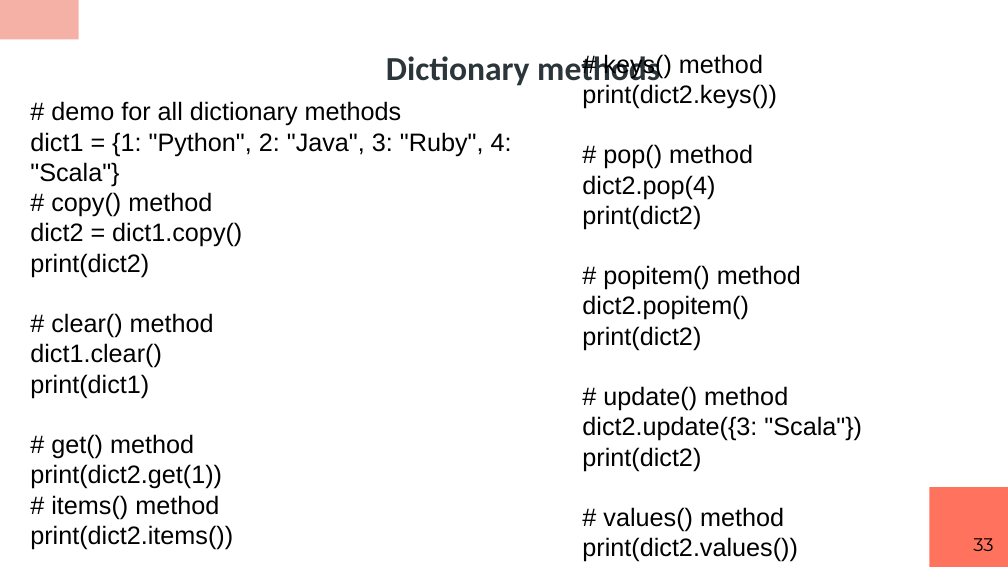
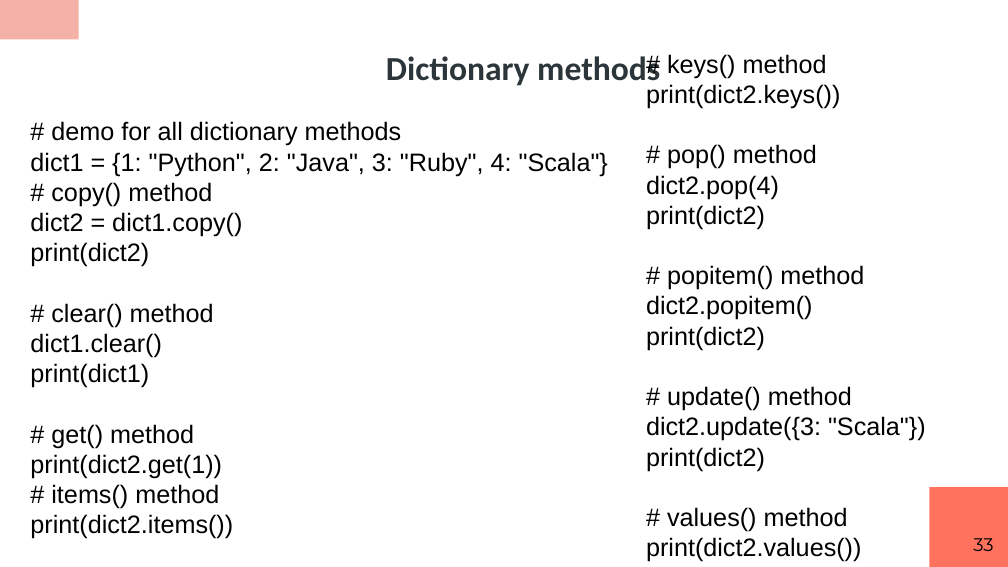
Before and after one commit to RashmivernekarN/ai_with_python_keonics, a slide deck: slide 33 of module2/ppt/Advanced Concepts Using Datastructures.pptx. Drawn at 1008x567 pixels with LibreOffice and Linux fonts; fonts in the diff are those of the drawing. Boxes give left, top, right and bottom in pixels: in the first picture for what was removed or moved away, otherwise in the second. Text is boxed around its words. In the diff, an @@ line names an element or a change of style, - is before the commit and + after.

```diff
--- a/module2/ppt/Advanced Concepts Using Datastructures.pptx
+++ b/module2/ppt/Advanced Concepts Using Datastructures.pptx
@@ text "# keys() method" moved from (x1=582, y1=54, x2=862, y2=562) to (x1=646, y1=54, x2=926, y2=562) @@
@@ text "# demo for all dictionary ..." rewrapped from (x1=30, y1=101, x2=512, y2=549) to (x1=30, y1=121, x2=608, y2=539) @@
```
Also in this commit, not shown: 3 other slides changed, 3 other files.
